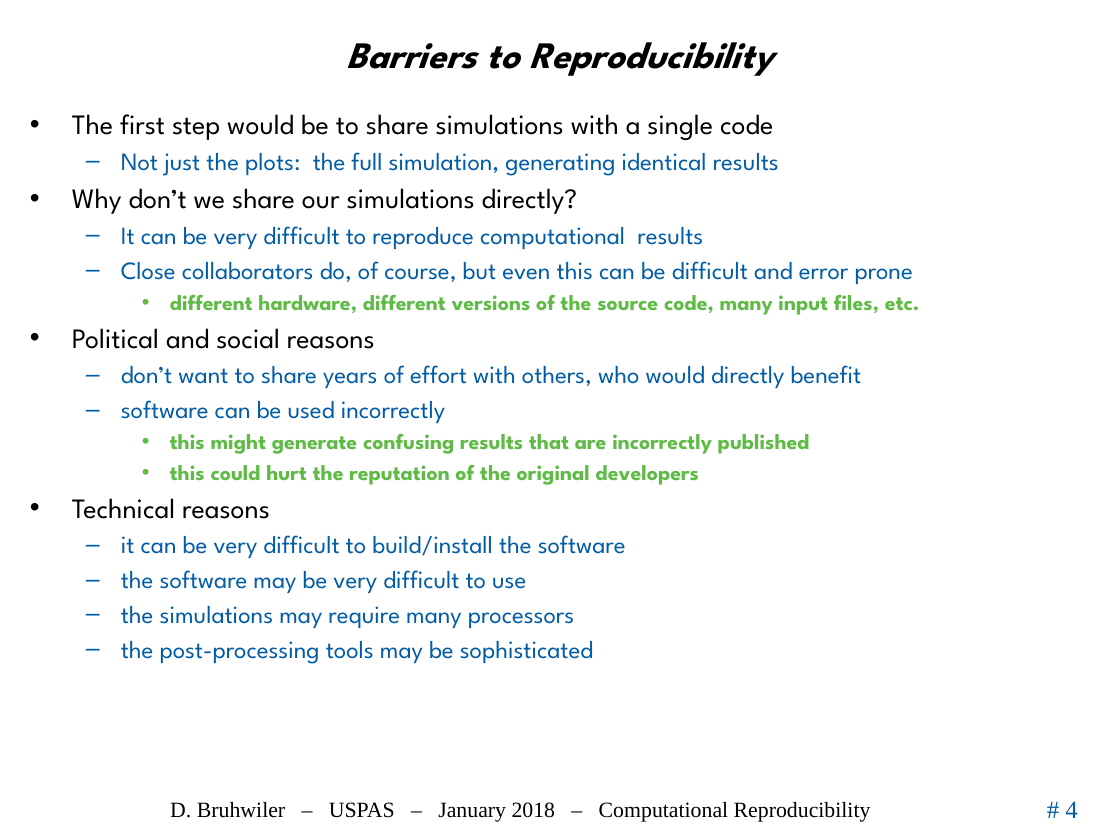
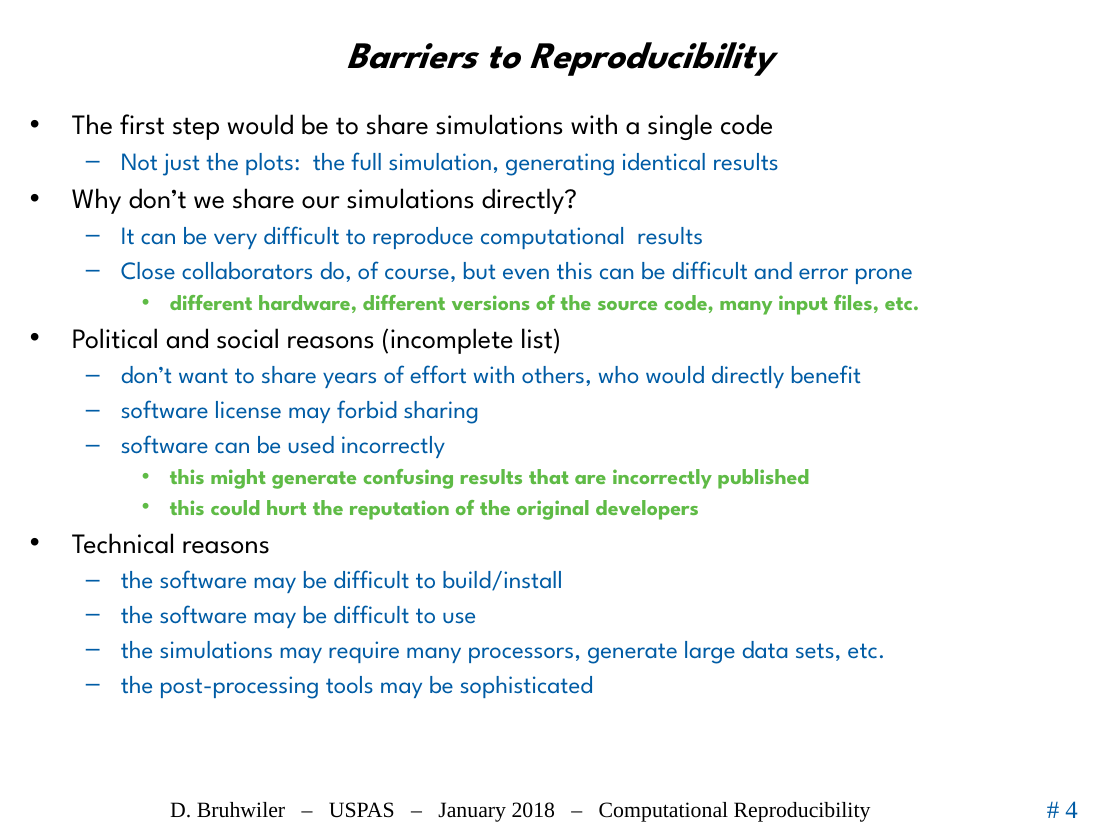
Before and after one commit to uspas/simbeamplasma18, a slide deck: slide 4 of computational_reproducibility/lecture/2018_ComputationalReproducibility_Bruhwiler_USPAS.pptx. Drawn at 1120x840 pixels with LibreOffice and Linux fonts; fonts in the diff are those of the drawing; background and template pictures are left out. Boxes give left, top, right and bottom in pixels: in the first picture for what was removed or moved away, otherwise in the second. Text is boxed around its words. In the diff, an @@ line names an element or a change of style, - is before the commit and + after.

```diff
--- a/computational_reproducibility/lecture/2018_ComputationalReproducibility_Bruhwiler_USPAS.pptx
+++ b/computational_reproducibility/lecture/2018_ComputationalReproducibility_Bruhwiler_USPAS.pptx
@@ text at (72,328,562,354): text changed @@
-• Political and social reasons
+• Political and social reasons (incomplete list)
@@ text at (121,400,480,424): paragraph added @@
+  – software license may forbid sharing
@@ text at (121,570,886,664): text changed @@
-  – it can be very difficult to build/install the software
-  – the software may be very difficult to use
-  – the simulations may require many processors
+  – the software may be difficult to build/install
+  – the software may be difficult to use
+  – the simulations may require many processors, generate large data sets, etc.
```
Also in this commit, not shown: 9 other slides changed.
